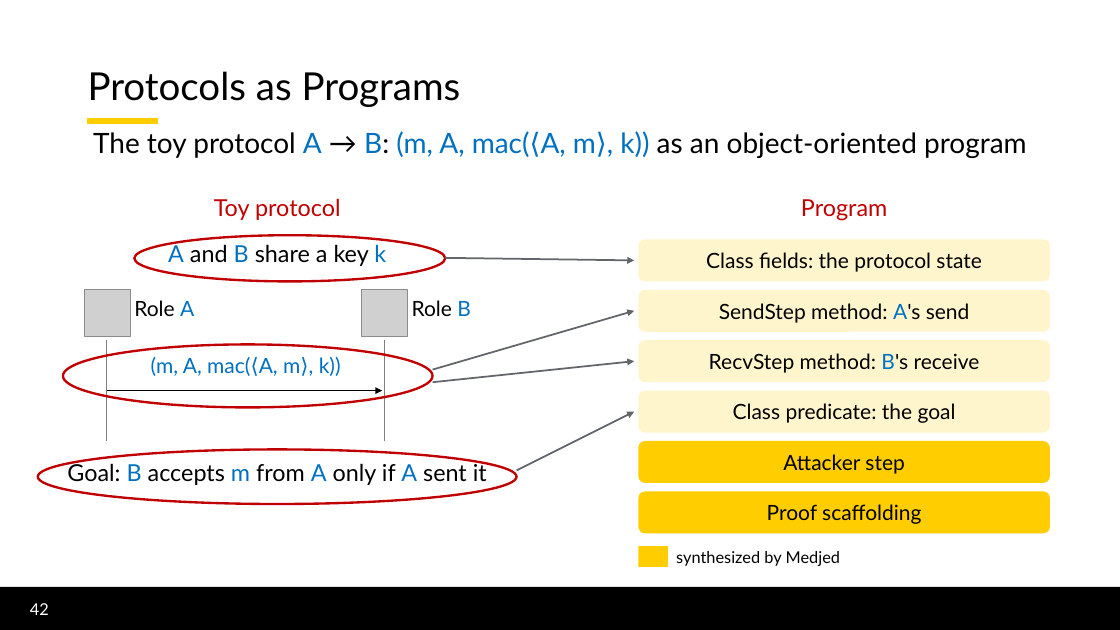
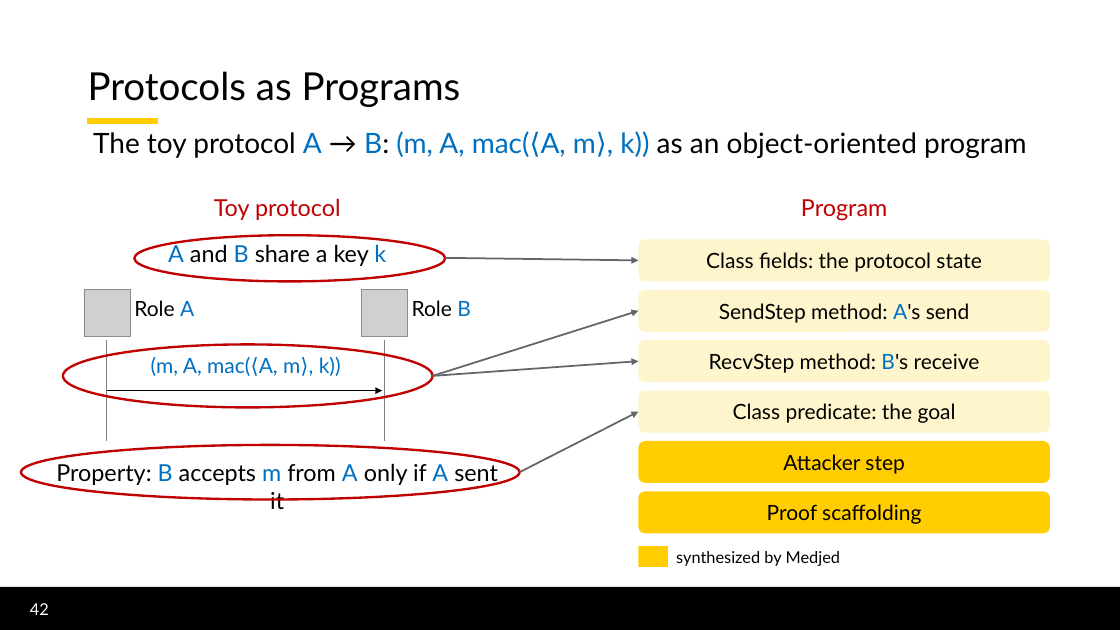
Before and after one commit to lorchrob/thesis_proposal_slides, a slide deck: slide 42 of slides.pptx. Drawn at 1120x630 pixels with LibreOffice and Linux fonts; fonts in the diff are those of the drawing; grey boxes stand for pictures; background and template pictures are left out. Boxes give left, top, right and bottom in pixels: in the first picture for what was removed or moved away, otherwise in the second. Text is boxed around its words. In the diff, an @@ line names an element or a change of style, - is before the commit and + after.

```diff
--- a/slides.pptx
+++ b/slides.pptx
@@ arrow moved from (445, 258) - (634, 260) to (445, 258) - (639, 260) @@
@@ arrow moved from (433, 370) - (634, 311) to (433, 376) - (639, 311) @@
@@ arrow moved from (433, 382) - (634, 361) to (433, 376) - (639, 361) @@
@@ arrow moved from (517, 471) - (634, 412) to (520, 472) - (639, 412) @@
@@ ellipse: place and size @@
-ellipse at box(38, 450, 517, 504)
+ellipse at box(21, 445, 520, 500)
@@ text at box(56, 460, 498, 486): text changed @@
-Goal: B accepts m from A only if A sent it
+Property: B accepts m from A only if A sent it
```
Also in this commit, not shown: 34 other slides changed.
